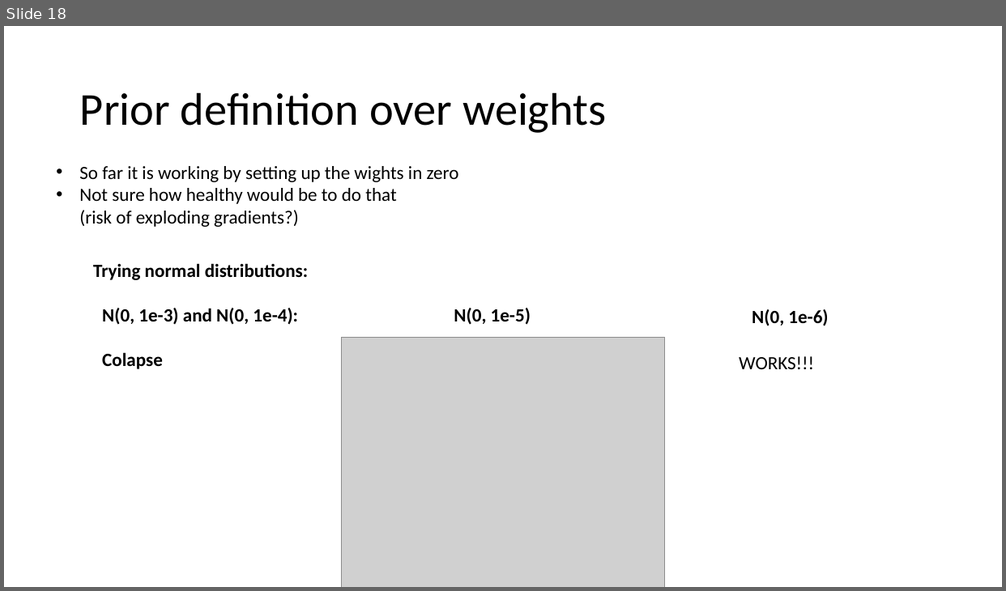
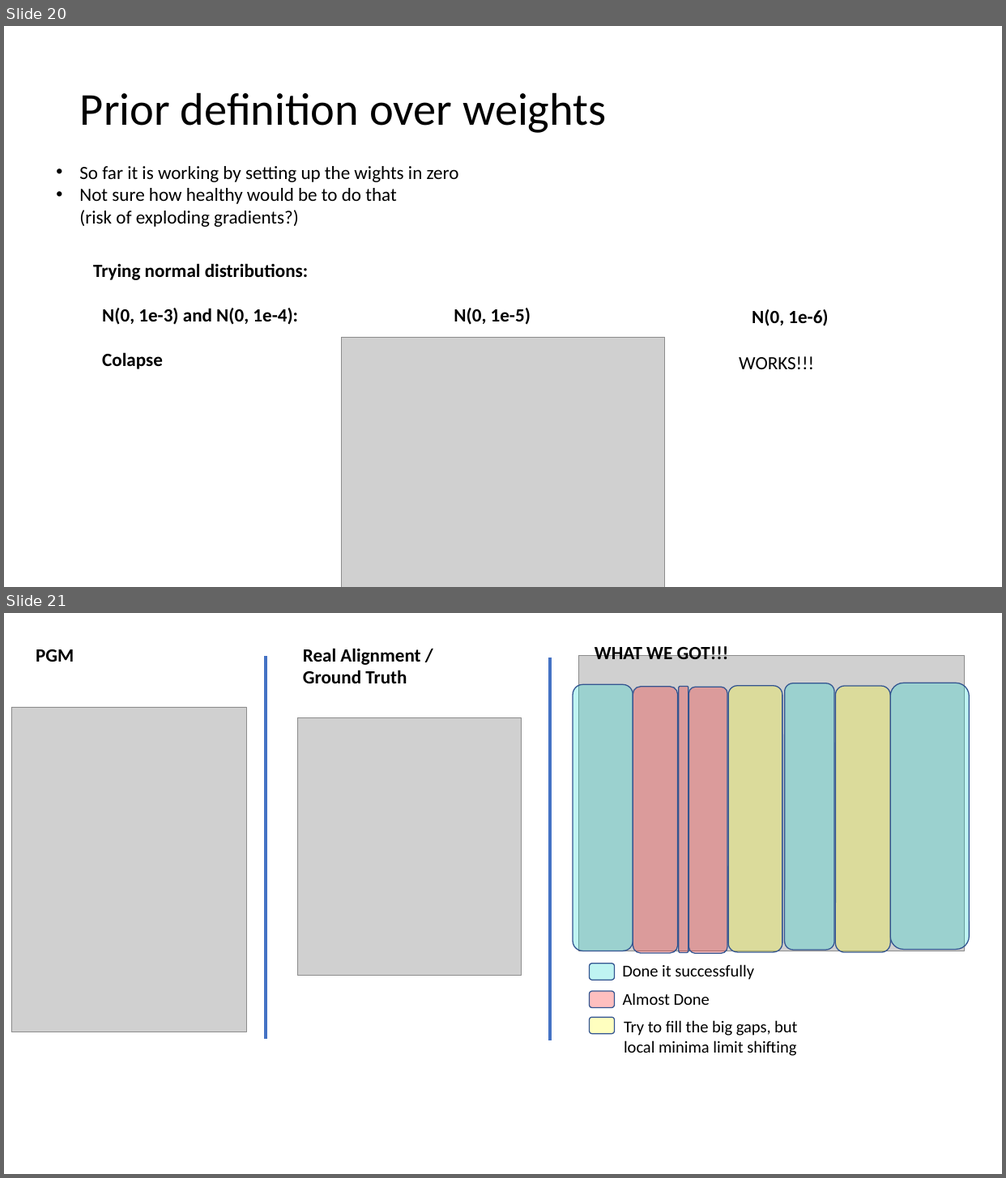
Before and after one commit to deltadedirac/Explicit_Disentanglement_Molecules, a slide deck: Update 9 March 2023.pptx. Shown one above the other, each under a label of ours: slide 18 before the commit, slides 20 and 21 after it. The pictures are 1006x591 and 1006x1178 pixels, drawn with LibreOffice and Linux fonts; fonts in the diff are those of the drawing; grey boxes stand for pictures. Boxes give left, top, right and bottom in pixels: in the first picture for what was removed or moved away, otherwise in the second. Text is boxed around its words. In the diff, an @@ line names an element or a change of style, - is before the commit and + after.

```diff
--- a/Update 9 March 2023.pptx
+++ b/Update 9 March 2023.pptx
@@ slide 21 added at [4,613,1002,1174], background #FFFFFF @@
@@ text added at [36,649,74,662], 18 pt, text #000000, bold @@
+PGM
@@ line added from (266, 657) to (266, 1040), #4472C4 3 pt @@
@@ text added at [303,648,420,683], 18 pt, text #000000, bold @@
+Real Alignment / Ground Truth
@@ line added from (551, 658) to (551, 1041), #4472C4 3 pt @@
@@ text added at [594,643,729,659], 18 pt, text #000000, bold @@
+WHAT WE GOT!!!
@@ picture added at [11,707,246,1033] @@
@@ group added at [573,656,969,954]: 8 rounded rectangles, 1 picture @@
@@ picture added at [297,717,522,975] @@
@@ rounded rectangle added at [590,964,615,980], fill #00D5CE at 25% opacity, outline #325491 1 pt @@
@@ text added at [622,965,754,980], 16 pt, text #000000 @@
+Done it successfully
@@ rounded rectangle added at [590,991,615,1007], fill #FF0000 at 25% opacity, outline #325491 1 pt @@
@@ text added at [623,993,710,1005], 16 pt, text #000000 @@
+Almost Done
@@ rounded rectangle added at [590,1017,615,1033], fill #FFFF00 at 25% opacity, outline #325491 1 pt @@
@@ text added at [624,1020,797,1056], 16 pt, text #000000 @@
+Try to fill the big gaps, but local minima limit shifting
@@ what was slide 18 is now slide 20 @@
```
Also in this commit, not shown: 3 other slides added, 16 other files.
